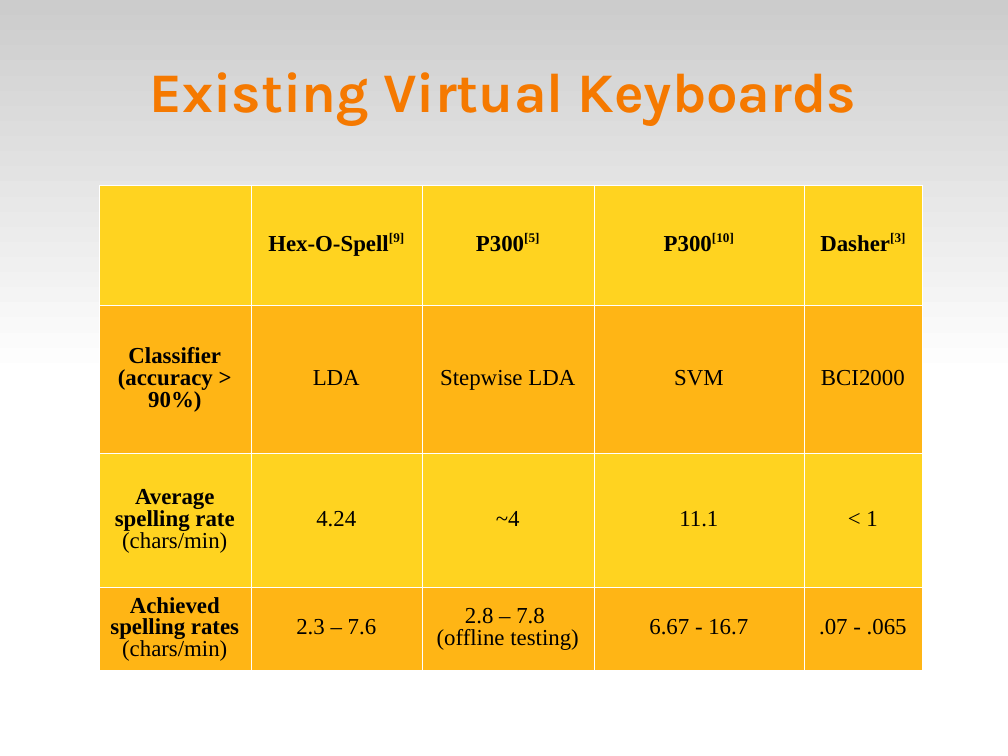
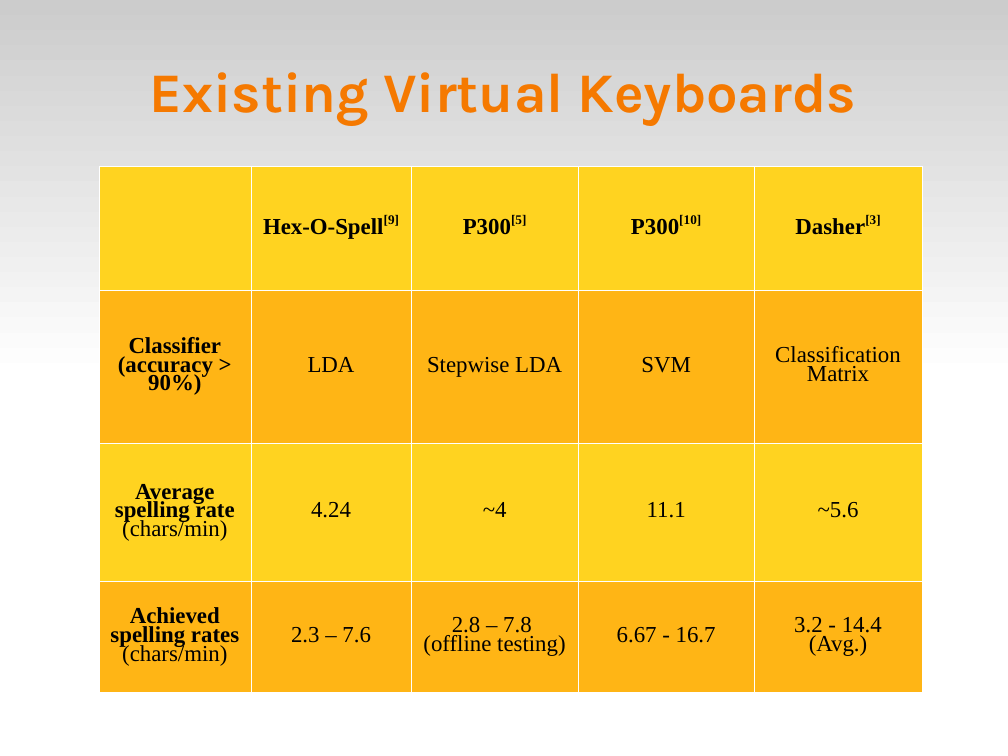
Before and after one commit to abdullah38rcc/BCI-Virtual-Keyboard, a slide deck: slide 10 of master's/docs/virtKey.ppt. Drawn at 1008x756 pixels with LibreOffice and Linux fonts; fonts in the diff are those of the drawing. Boxes give left, top, right and bottom in pixels: in the first picture for what was removed or moved away, otherwise in the second. Text is boxed around its words. In the diff, an @@ line names an element or a change of style, - is before the commit and + after.

```diff
--- a/master's/docs/virtKey.ppt
+++ b/master's/docs/virtKey.ppt
@@ table at [99,166,922,692] @@
-row 2, column 5: BCI2000
+row 2, column 5: Classification Matrix
-row 3, column 5: < 1
+row 3, column 5: ~5.6
-row 4, column 5: .07 - .065
+row 4, column 5: 3.2 - 14.4 / (Avg.)
@@ line spacing 0.86 to 0.74 @@
@@ table: place and size @@
-table at [99,185,922,670]
+table at [99,166,922,692]
```
Also in this commit, not shown: 16 other slides changed, 2 other files.
